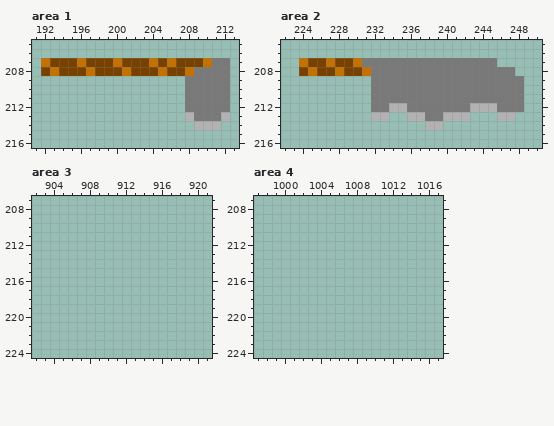
Pixel-art file: Ozzyria.Content/_raw/entity_set.aseprite. Above is the file before it was changed.
1024x1024 pixels, 1 frame. Pixels under 10% opacity are left out. Colours within 5 levels of each other are drawn and written as one. Shown: area 1: x 191..213, y 205..216; area 2: x 222..250, y 205..216; area 3: x 902..921, y 207..224; area 4: x 997..1017, y 207..224. The commit also changed other parts of the picture, which this record leaves out.
Now the later version:
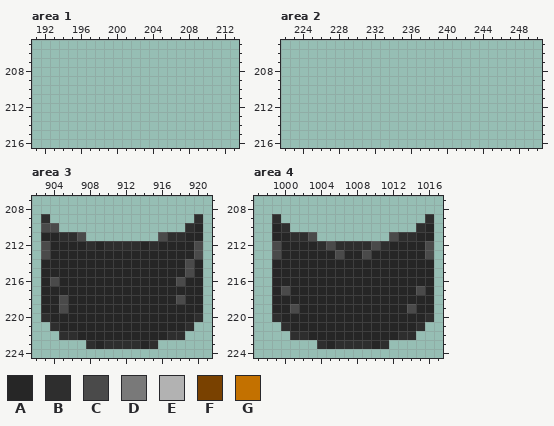
Palette (. is transparent): A #262626  B #2e2e2e  C #4a4a4a  D #797979  E #b2b2b2  F #794100  G #c37100
From old to new:
{"where": "area 1, layer \"Layer 1\""}
{"y":207,"x":192,"old":"GFFFGFFFGFFFGFGFFFGDD","new":"....................."}
{"y":208,"x":192,"old":"FGFFFGFFFGFFFGFFGDDDD","new":"....................."}
{"y":209,"x":208,"old":"DDDDD","new":"....."}
{"y":210,"x":208,"old":"DDDDD","new":"....."}
{"y":211,"x":208,"old":"DDDDD","new":"....."}
{"y":212,"x":208,"old":"DDDDD","new":"....."}
{"y":213,"x":208,"old":"EDDDE","new":"....."}
{"y":214,"x":209,"old":"EEE","new":"..."}
{"where": "area 2, layer \"Layer 1\""}
{"y":207,"x":224,"old":"GFFGFFGDDDDDDDDDDDDDDD","new":"......................"}
{"y":208,"x":224,"old":"FGFFGFFGDDDDDDDDDDDDDDDD","new":"........................"}
{"y":209,"x":232,"old":"DDDDDDDDDDDDDDDDD","new":"................."}
{"y":210,"x":232,"old":"DDDDDDDDDDDDDDDDD","new":"................."}
{"y":211,"x":232,"old":"DDDDDDDDDDDDDDDDD","new":"................."}
{"y":212,"x":232,"old":"DDEEDDDDDDDEEEDDD","new":"................."}
{"y":213,"x":232,"old":"EE","new":".."}
{"y":213,"x":236,"old":"EEDDEEE","new":"......."}
{"y":213,"x":246,"old":"EE","new":".."}
{"y":214,"x":238,"old":"EE","new":".."}
{"where": "area 3, layer \"Layer 1\""}
{"y":209,"x":903,"old":".","new":"B"}
{"y":209,"x":920,"old":".","new":"B"}
{"y":210,"x":903,"old":"..","new":"CC"}
{"y":210,"x":919,"old":"..","new":"BA"}
{"y":211,"x":903,"old":".....","new":"AABBC"}
{"y":211,"x":916,"old":".....","new":"CBBAA"}
{"y":212,"x":903,"old":"..................","new":"CAAAABABBBBABAAAAC"}
{"y":213,"x":903,"old":"..................","new":"CAAAAAAAAAAAAAAAAC"}
{"y":214,"x":903,"old":"..................","new":"AAAAAAAAAAAAAAAACA"}
{"y":215,"x":903,"old":"..................","new":"AAAAAAAAAAAAAAAACA"}
{"y":216,"x":903,"old":"..................","new":"ACAAAAAAAAAAAAACAA"}
{"y":217,"x":903,"old":"..................","new":"AAAAAAAAAAAAAAAAAA"}
{"y":218,"x":903,"old":"..................","new":"AACAAAAAAAAAAAACAA"}
{"y":219,"x":903,"old":"..................","new":"AACAAAAAAAAAAAAAAA"}
{"y":220,"x":903,"old":"..................","new":"BAAAAAAAAAAAAAAAAB"}
{"y":221,"x":904,"old":"................","new":"BAAAAAAAAAAAAAAB"}
{"y":222,"x":905,"old":"..............","new":"BBAAAAAAAAAABB"}
{"y":223,"x":908,"old":"........","new":"BABBBBAB"}
{"where": "area 4, layer \"Layer 1\""}
{"y":209,"x":999,"old":".","new":"B"}
{"y":209,"x":1016,"old":".","new":"B"}
{"y":210,"x":999,"old":"..","new":"AB"}
{"y":210,"x":1015,"old":"..","new":"BA"}
{"y":211,"x":999,"old":".....","new":"AABBC"}
{"y":211,"x":1012,"old":".....","new":"CBBAA"}
{"y":212,"x":999,"old":"..................","new":"CAAAABCBBBBCBAAAAC"}
{"y":213,"x":999,"old":"..................","new":"CAAAAAACAACAAAAAAC"}
{"y":214,"x":999,"old":"..................","new":"AAAAAAAAAAAAAAAAAA"}
{"y":215,"x":999,"old":"..................","new":"AAAAAAAAAAAAAAAAAA"}
{"y":216,"x":999,"old":"..................","new":"AAAAAAAAAAAAAAAAAA"}
{"y":217,"x":999,"old":"..................","new":"ACAAAAAAAAAAAAAACA"}
{"y":218,"x":999,"old":"..................","new":"AAAAAAAAAAAAAAAAAA"}
{"y":219,"x":999,"old":"..................","new":"AACAAAAAAAAAAAACAA"}
{"y":220,"x":999,"old":"..................","new":"BAAAAAAAAAAAAAAAAB"}
{"y":221,"x":1000,"old":"................","new":"BAAAAAAAAAAAAAAB"}
{"y":222,"x":1001,"old":"..............","new":"BBAAAAAAAAAABB"}
{"y":223,"x":1004,"old":"........","new":"BABBBBAB"}
